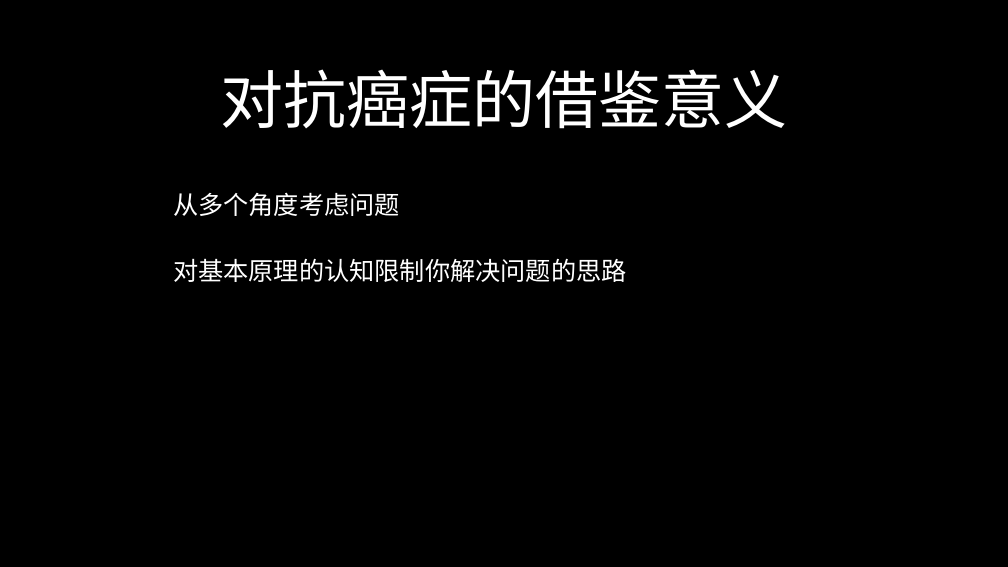
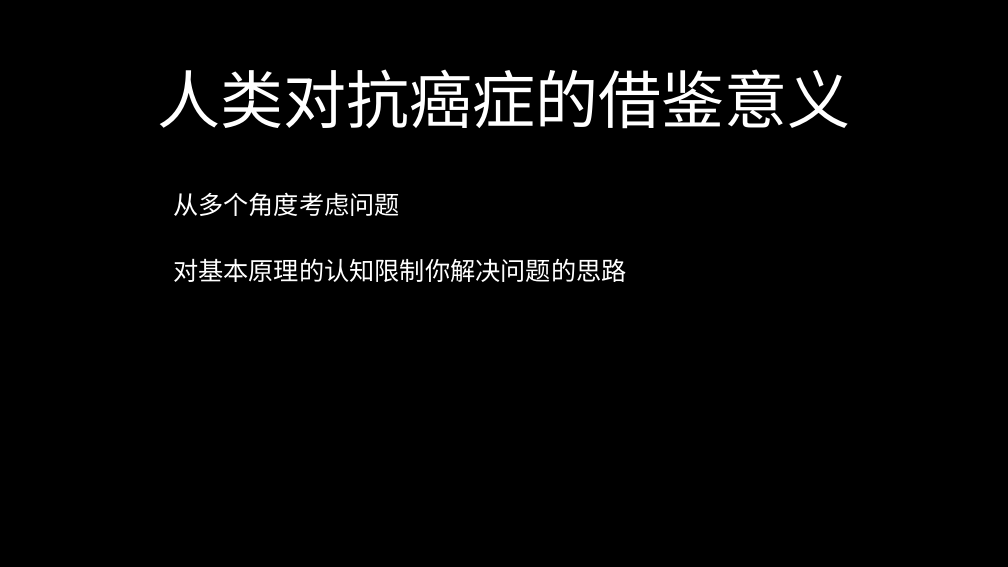
Before and after one commit to FredJiangFei/freetalk, a slide deck: slide 21 of 癌症/癌症.pptx (slide 16 before the commit). Drawn at 1008x567 pixels with LibreOffice and Linux fonts; fonts in the diff are those of the drawing. Boxes give left, top, right and bottom in pixels: in the first picture for what was removed or moved away, otherwise in the second. Text is boxed around its words. In the diff, an @@ line names an element or a change of style, - is before the commit and + after.

```diff
--- a/癌症/癌症.pptx
+++ b/癌症/癌症.pptx
@@ title at (157, 69, 850, 129): text changed @@
-对抗癌症的借鉴意义
+人类对抗癌症的借鉴意义
```
Also in this commit, not shown: 9 other slides changed, 6 slides added, 1 other file.
